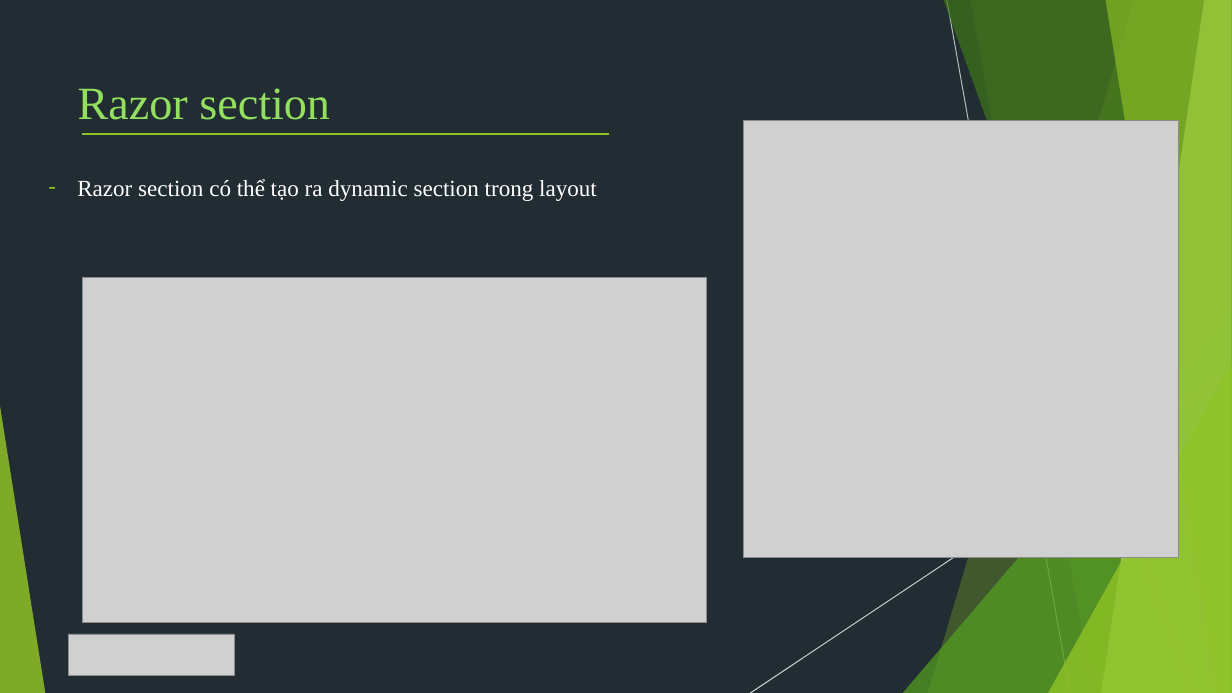
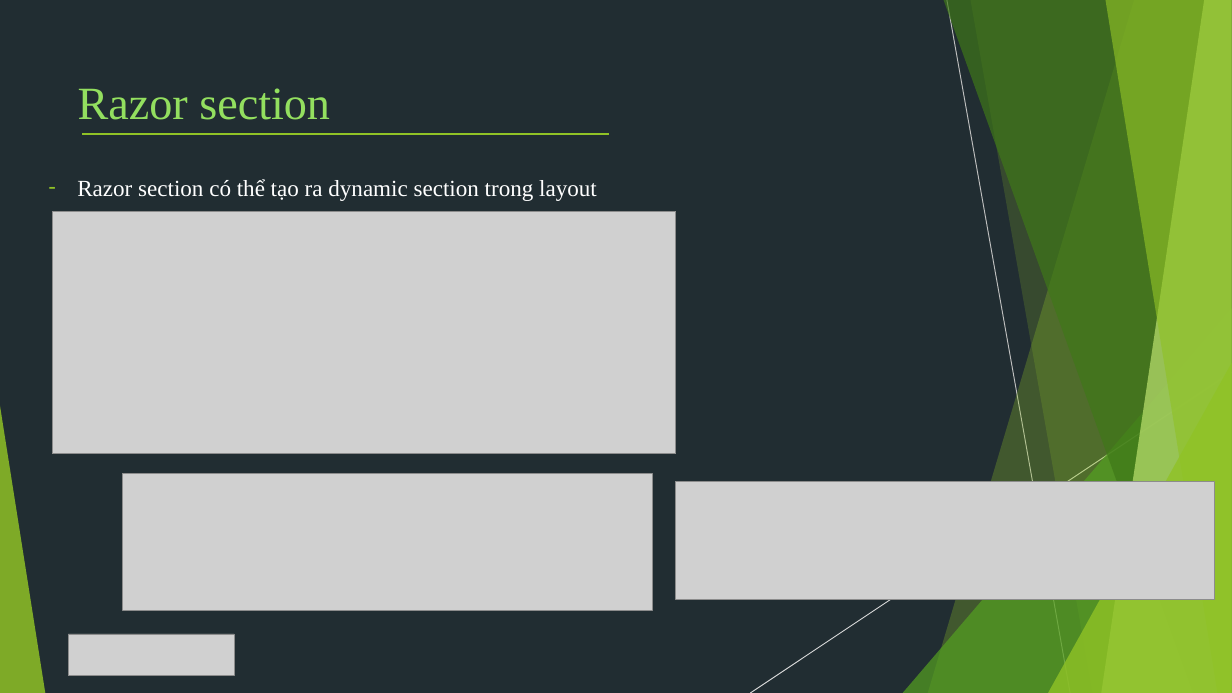
Before and after one commit to TechMarDay/RazorPage, a slide deck: slide 36 of Razor pages.pptx. Drawn at 1232x693 pixels with LibreOffice and Linux fonts; fonts in the diff are those of the drawing; grey boxes stand for pictures. Boxes give left, top, right and bottom in pixels: in the first picture for what was removed or moved away, otherwise in the second. Text is boxed around its words. In the diff, an @@ line names an element or a change of style, - is before the commit and + after.

```diff
--- a/Razor pages.pptx
+++ b/Razor pages.pptx
@@ picture removed at box(743, 120, 1179, 557) @@
@@ picture added at box(53, 212, 677, 455) @@
@@ picture removed at box(82, 277, 706, 622) @@
@@ picture added at box(123, 474, 653, 611) @@
@@ picture added at box(677, 482, 1214, 600) @@
```
Also in this commit, not shown: 3 other slides changed, 10 other files.
